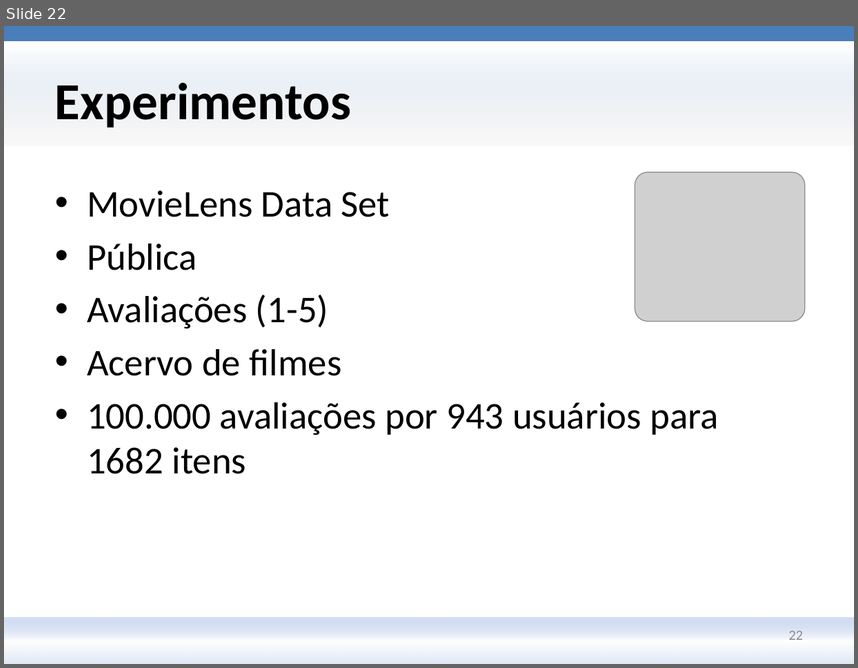
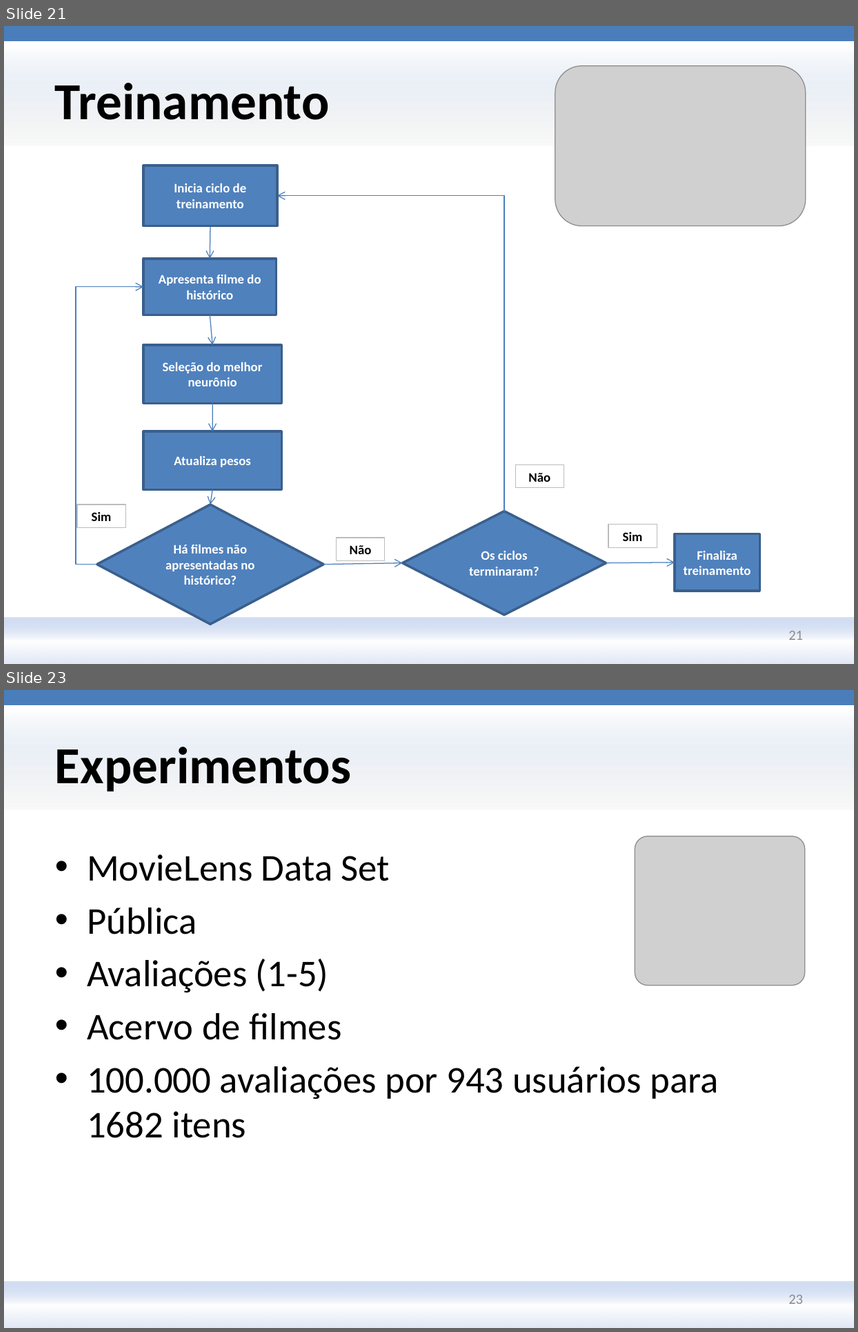
Before and after one commit to andersonberg/srsom, a slide deck: Apresentação/TCC_AndersonBerg_Apresentação_20091213_V3.pptx. Shown one above the other, each under a label of ours: slide 22 before the commit, slides 21 and 23 after it; the slides between them are not shown. The pictures are 858x668 and 858x1332 pixels, drawn with LibreOffice and Linux fonts; fonts in the diff are those of the drawing; grey boxes stand for pictures; background and template pictures are left out. Boxes give left, top, right and bottom in pixels: in the first picture for what was removed or moved away, otherwise in the second. Text is boxed around its words. In the diff, an @@ line names an element or a change of style, - is before the commit and + after.

```diff
--- a/Apresentação/TCC_AndersonBerg_Apresentação_20091213_V3.pptx
+++ b/Apresentação/TCC_AndersonBerg_Apresentação_20091213_V3.pptx
@@ slide 21 added at <box>4,26,854,664</box>, background #FFFFFF; not listed: 3 template elements that a slide beside it also shows @@
@@ picture added at <box>555,66,806,226</box> @@
@@ title added at <box>55,83,330,120</box>, 44 pt, text #000000, bold @@
+Treinamento
@@ rectangle added at <box>143,165,277,226</box>, fill #4F81BD, outline #3A5F8C 2 pt, 11 pt, text #FFFFFF, bold @@
+Inicia ciclo de treinamento
@@ elbow arrow added from (505, 510) to (277, 195), #4B7EBC 0.75 pt @@
@@ arrow added from (210, 226) to (210, 258), #4B7EBC 0.75 pt @@
@@ rectangle added at <box>143,258,276,314</box>, fill #4F81BD, outline #3A5F8C 2 pt, 11 pt, text #FFFFFF, bold @@
+Apresenta filme do histórico
@@ elbow arrow added from (96, 564) to (143, 287), #4B7EBC 0.75 pt @@
@@ arrow added from (210, 315) to (212, 345), #4B7EBC 0.75 pt @@
@@ rectangle added at <box>143,345,281,403</box>, fill #4F81BD, outline #3A5F8C 2 pt, 11 pt, text #FFFFFF, bold @@
+Seleção do melhor neurônio
@@ arrow added from (212, 403) to (212, 432), #4B7EBC 0.75 pt @@
@@ rectangle added at <box>143,432,281,489</box>, fill #4F81BD, outline #3A5F8C 2 pt, 11 pt, text #FFFFFF, bold @@
+Atualiza pesos
@@ rectangle added at <box>516,465,564,488</box>, fill #FFFFFF, outline #BDBDBD 0.75 pt, 11 pt, text #000000, bold @@
+Não
@@ arrow added from (212, 489) to (210, 505), #4B7EBC 0.75 pt @@
@@ rectangle added at <box>77,505,125,528</box>, fill #FFFFFF, outline #BDBDBD 0.75 pt, 11 pt, text #000000, bold @@
+Sim
@@ diamond added at <box>96,505,323,624</box>, fill #4F81BD, outline #3A5F8C 2 pt, 11 pt, text #FFFFFF, bold @@
+Há filmes não apresentadas no histórico?
@@ diamond added at <box>403,510,606,615</box>, fill #4F81BD, outline #3A5F8C 2 pt, 11 pt, text #FFFFFF, bold @@
+Os ciclos terminaram?
@@ rectangle added at <box>337,538,385,561</box>, fill #FFFFFF, outline #BDBDBD 0.75 pt, 11 pt, text #000000, bold @@
+Não
@@ rectangle added at <box>608,524,657,547</box>, fill #FFFFFF, outline #BDBDBD 0.75 pt, 11 pt, text #000000, bold @@
+Sim
@@ rectangle added at <box>675,534,760,590</box>, fill #4F81BD, outline #3A5F8C 2 pt, 11 pt, text #FFFFFF, bold @@
+Finaliza treinamento
@@ arrow added from (323, 564) to (403, 562), #4B7EBC 0.75 pt @@
@@ arrow added from (606, 562) to (675, 562), #4B7EBC 0.75 pt @@
@@ page number added at <box>789,630,803,639</box>, 12 pt, text #8C8C8C @@
+21
@@ what was slide 22 is now slide 23 @@
@@ page number at <box>789,1294,803,1303</box>: text changed @@
-22
+23
```
Also in this commit, not shown: 16 slides changed, 2 other slides added.
